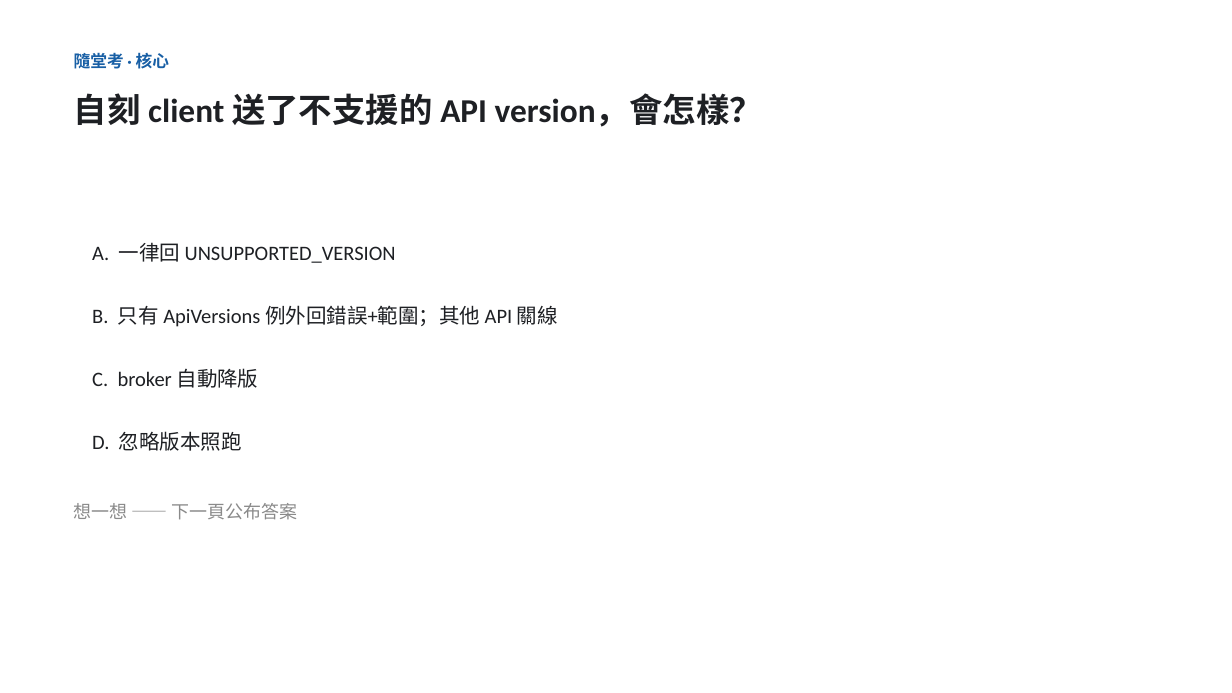
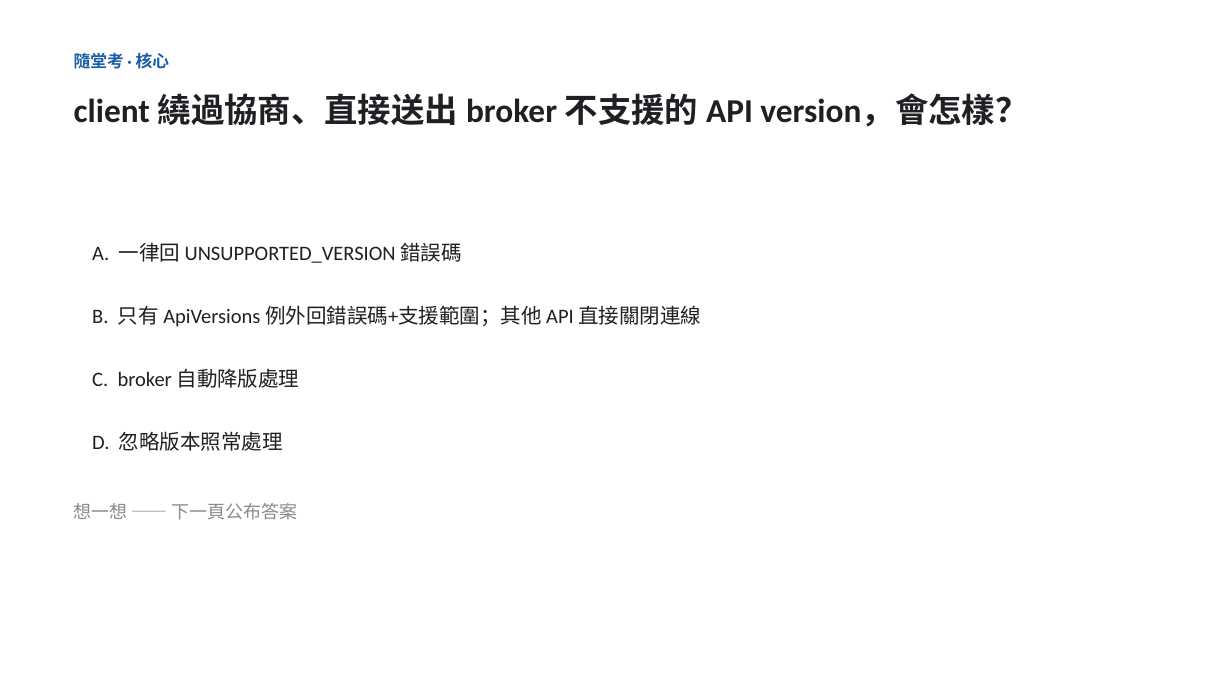
Before and after one commit to unknowntpo/kafka, a slide deck: slide 13 of study/version-control/kafka-version-negotiation.pptx. Drawn at 1232x693 pixels with LibreOffice and Linux fonts; fonts in the diff are those of the drawing. Boxes give left, top, right and bottom in pixels: in the first picture for what was removed or moved away, otherwise in the second. Text is boxed around its words. In the diff, an @@ line names an element or a change of style, - is before the commit and + after.

Commit message:
study(version-control): 套用 Eric round-2 review（10 條）＋修正一個事實錯誤
- 重大更正：replication 路徑不送 ApiVersionsRequest（BrokerBlockingSender discoverBrokerVersions=false）；
  broker→controller/KRaft 為 true——原「三條線都先握手」陳述有誤，deck/outline/rpc doc 同步更正
- 術語精確化：不用「握手」（非 Kafka 用語）改「送 ApiVersionsRequest 查詢」；「能力世代」→ finalized feature level；
  「能力」→ supported versions；「複製」→ partition replication；「自刻」→ 繞過協商直接送出；「關線」→ 關閉連線
- 點題改「生產環境資料主幹道不能停機」；動機 client 例子具體化（IoT/車載/batch job）
- 截斷 2.1 標明雙向要求；隨堂考正解補「ApiVersions 為何是例外」的解釋
- review 記錄存 review-eric-round2.md

```diff
--- a/study/version-control/kafka-version-negotiation.pptx
+++ b/study/version-control/kafka-version-negotiation.pptx
@@ text at <box>74,93,1028,127</box>: text changed @@
-自刻 client 送了不支援的 API version，會怎樣？
+client 繞過協商、直接送出 broker 不支援的 API version，會怎樣？
@@ text at <box>92,242,461,263</box>: text changed @@
-A. 一律回 UNSUPPORTED_VERSION
+A. 一律回 UNSUPPORTED_VERSION 錯誤碼
@@ text at <box>92,305,701,327</box>: text changed @@
-B. 只有 ApiVersions 例外回錯誤+範圍；其他 API 關線
+B. 只有 ApiVersions 例外回錯誤碼+支援範圍；其他 API 直接關閉連線
@@ text at <box>92,368,300,388</box>: text changed @@
-C. broker 自動降版
+C. broker 自動降版處理
@@ text at <box>92,431,283,451</box>: text changed @@
-D. 忽略版本照跑
+D. 忽略版本照常處理
```
Also in this commit, not shown: 10 other slides changed, 10 other files.
